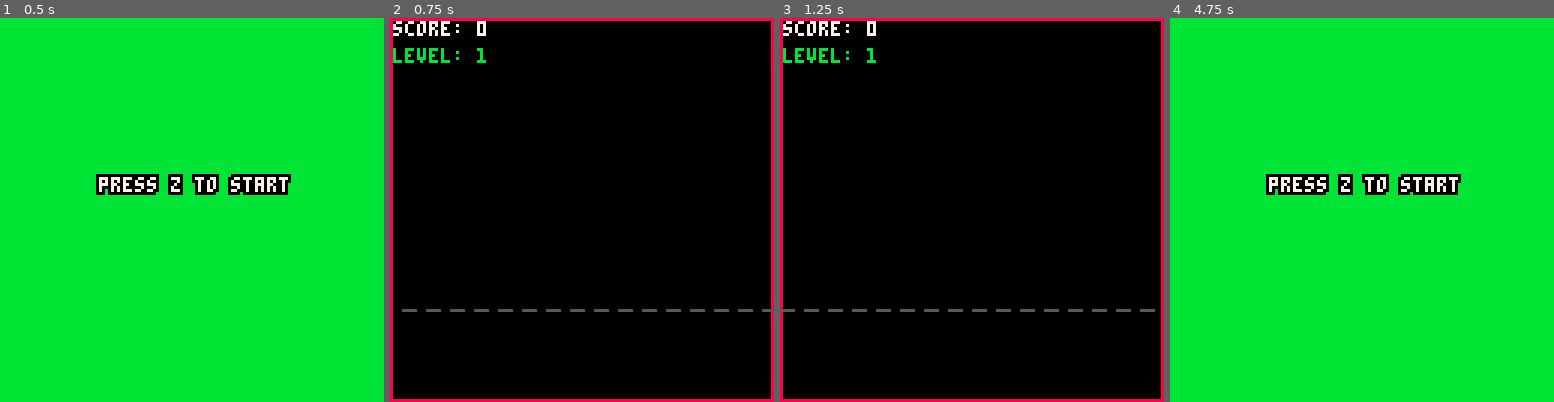
Above: before the commit, frames 1-4 (left to right).
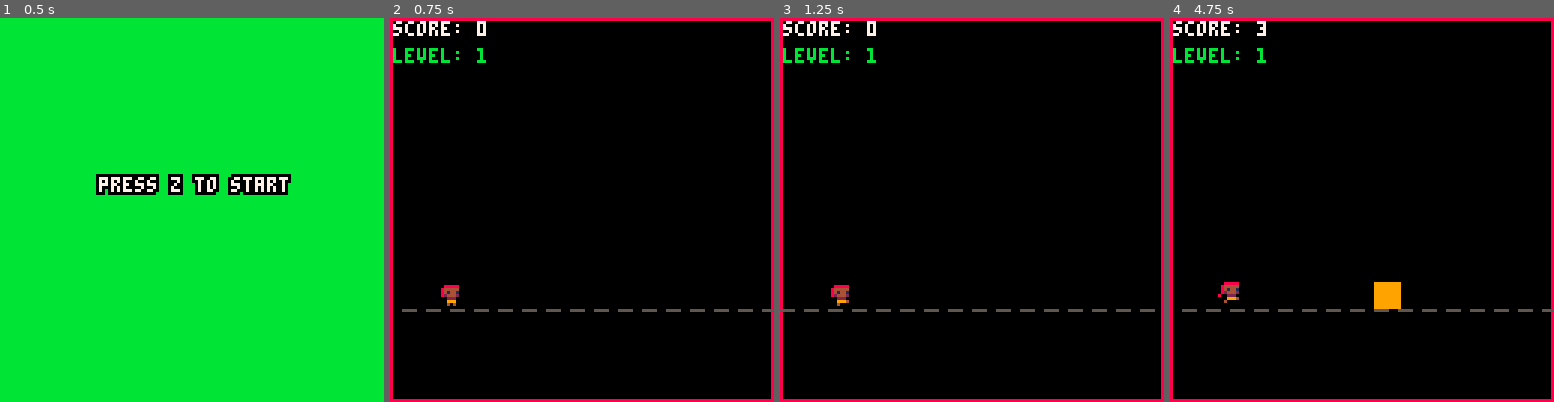
Above: after the commit, the same moments.

Repository: ltpitt/lua-pico-8-oracle-odyssey
Game: PICO-8 cartridge oracle-odyssey.p8
The game is run twice, just before and just after one commit, with the same random seed, the same clock (stepped at 60 frames per second) and the same inputs.
Inputs:
- Up to frame 1 (0.5 s): no input
- Up to frame 2 (0.75 s): tap O (Z key) at 0.7 s
- Up to frame 3 (1.25 s): no input
- Up to frame 4 (4.75 s): tap O (Z key) every 0.4 s from 1.7 to 4.5 s

Frame 1 is identical in both runs. In frame 2, 0.2% of the frame differs, in the area x 13-18%, y 69-75%; in frame 3, 0.2%; in frame 4, 98%, in the area x 0-100%, y 0-100%.

Commit message:
feat: Improved running / jumping sprite

Diff:
--- a/oracle-odyssey.p8
+++ b/oracle-odyssey.p8
@@ -14,7 +13,7 @@
     obstacle_count = 0,
     obstacle_timer = 0,
     obstacle_interval = 60,
-    debug = true  -- enable or disable debug prints
+    debug = true
 }
 
 player = {
@@ -30,15 +29,17 @@
     double_jump_enabled = false,
     double_jump_timer = 0,
     double_jump_duration = 300,
-    sprite = 1
+    sprite = 1,
+    anim_timer = 0,
+    anim_speed = 0.2,
+    anim_frames = {0,1,2,3,4},
+    jump_frames = {5},
+    state = "walking"
 }
 
 obstacles = {}
-
 power_ups = {}
-
 screen_size = 128
-
 ground_offset = 0
 
 function _init()
@@ -72,22 +73,20 @@
 function _draw()
     cls()
     if game.debug then
-        draw_border()  -- draw the red border if debug is enabled
+        draw_border()
+        draw_debug_info()
     end
     if game.state == game.states.splash then
         draw_splash()
     elseif game.state == game.states.game then
         draw_game()
         if game.debug then
-            draw_debug_info()  -- draw debug information if debug is enabled
+            draw_debug_info()
         end
     elseif game.state == game.states.gameover then
         draw_gameover()
     end
 end
-
-
---  ADD ENTITIES  --
 
 function add_obstacle()
     local obstacle_y = 88
@@ -127,7 +126,7 @@
         end
     elseif level == 5 then
         obstacle_dy = 0.7
-        local starting_height = flr(rnd(2)) + 1  -- random 1 or 2
+        local starting_height = flr(rnd(2)) + 1
         if(starting_height) == 1 then
             obstacle_y = 80
         else
@@ -156,13 +155,9 @@
     add(power_ups, {x = 128, y = power_up_y, width = 8, height = 8})
 end
 
-
---  UPDATE  --
-
 function update_game()
     if not game.game_over then
-        handle_player_input()
-        apply_gravity()
+        update_player()
         update_obstacles()
         update_power_ups()
         check_collisions()
@@ -180,11 +175,31 @@
     end
 end
 
+function update_player()
+    if btnp(4) and player.jump_count < player.max_jumps then
+        player.dy = player.jump_strength
+        player.jump_count = player.jump_count + 1
+        player.state = "jumping"
+        player.anim_timer = 0
+    end
+
+    player.dy = player.dy + player.gravity
+    player.y = player.y + player.dy
+
+    if player.y > 88 then
+        player.y = 88
+        player.dy = 0
+        player.jump_count = 0
+        player.state = "walking"
+        -- do not reset anim_timer here
+    end
+end
+
 function update_obstacles()
     game.obstacle_timer = game.obstacle_timer + 1
     if game.obstacle_timer > game.obstacle_interval then
         add_obstacle()
-        if rnd(1) < 0.1 then  -- 10% chance to spawn a power-up
+        if rnd(1) < 0.1 then
             add_power_up()
         end
         game.obstacle_timer = 0
@@ -196,7 +211,7 @@
         if get_current_level() == 5 then
             obstacle.y = obstacle.y + obstacle.dy
             if obstacle.y < 50 or obstacle.y > 88 then
-                obstacle.dy = -obstacle.dy  -- Reverse direction when hitting top or bottom
+                obstacle.dy = -obstacle.dy
             end
         end
         if obstacle.x < -8 then
@@ -223,7 +238,7 @@
 end
 
 function update_ground()
-    ground_offset = (ground_offset - 2) % screen_size  -- Move the ground to the left and wrap around
+    ground_offset = (ground_offset - 2) % screen_size
 end
 
 function update_gameover()
@@ -231,9 +246,6 @@
         change_state(game.states.splash)
     end
 end
-
-
---  DRAW  --
 
 function draw_game()
     draw_ground()
@@ -247,17 +259,23 @@
 function draw_ground()
     for i = 0, screen_size / 8 do
         local x = (i * 8 + ground_offset) % screen_size
-        line(x, 97, x + 4, 97, 5)  -- Draw short segments to create the illusion of movement
+        line(x, 97, x + 4, 97, 5)
     end
 end
 
 function draw_player()
-    -- rectfill(player.x, player.y, player.x + player.width, player.y + player.height, 7)
-    if player.sprite==1 then
-      player.sprite = 2
-    else
-      player.sprite = 1
-    end
+    player.anim_timer = player.anim_timer + player.anim_speed
+    local frames = player.anim_frames
+
+    if player.state == "jumping" then
+        frames = player.jump_frames
+    end
+
+    if player.anim_timer >= #frames then
+        player.anim_timer = 0
+    end
+
+    player.sprite = frames[flr(player.anim_timer) + 1]
     spr(player.sprite, player.x, player.y)
 end
 
@@ -280,7 +298,7 @@
 function draw_power_up_timer()
     if player.double_jump_enabled then
         local timer_text = "double jump: " ..convert_frames_to_seconds(player.double_jump_timer)
-        print(timer_text, screen_size - (#timer_text * 4) - 1, 1, 12)  -- Each character is 4 pixels wide
+        print(timer_text, screen_size - (#timer_text * 4) - 1, 1, 12)
     end
 end
 
@@ -300,18 +318,16 @@
 end
 
 function draw_debug_info()
-    -- print("obstacle count: "..game.obstacle_count, 1, 10, 11)
     print("level: "..get_current_level(), 1, 10, 11)
 end
-
-
---  GAME LOGIC  --
 
 function handle_player_input()
     if btnp(4) and player.jump_count < player.max_jumps then
         player.dy = player.jump_strength
         player.jump_count = player.jump_count + 1
-    end
+        player.state = "jumping"
+        player.anim_timer = 0
+   end
 end
 
 function apply_gravity()
@@ -322,6 +338,8 @@
         player.y = 88
         player.dy = 0
         player.jump_count = 0
+        player.state = "walking"
+        player.anim_timer = 0
     end
 end
 
@@ -377,8 +395,6 @@
     end
 end
 
---  UTILS  --
-
 function convert_frames_to_seconds(frames)
     return ceil(frames / 60)
 end
@@ -405,11 +421,11 @@
    return a - flr(a / b) * b == 0
 end
 __gfx__
-05566000055660000000000000000000000000000000000000000000000000000000000000000000000000000000000000000000000000000000000000000000
-0547f7000547f7000000000000000000000000000000000000000000000000000000000000000000000000000000000000000000000000000000000000000000
-044ff000044ff0000000000000000000000000000000000000000000000000000000000000000000000000000000000000000000000000000000000000000000
-044ff000044ff0000000000000000000000000000000000000000000000000000000000000000000000000000000000000000000000000000000000000000000
-088ee000088ee0000000000000000000000000000000000000000000000000000000000000000000000000000000000000000000000000000000000000000000
-088ee000088ee0000000000000000000000000000000000000000000000000000000000000000000000000000000000000000000000000000000000000000000
-05ff500005ff50000000000000000000000000000000000000000000000000000000000000000000000000000000000000000000000000000000000000000000
-0f00f000f0000f000000000000000000000000000000000000000000000000000000000000000000000000000000000000000000000000000000000000000000
+00000000000000000088888000888880000000000088888000000000000000000000000000000000000000000000000000000000000000000000000000000000
+00888880008888800844444008444440008888800844444000000000000000000000000000000000000000000000000000000000000000000000000000000000
+08444440084444400841441008414410084444408041441000000000000000000000000000000000000000000000000000000000000000000000000000000000
+08414410084144100824442088244420084144108024442000000000000000000000000000000000000000000000000000000000000000000000000000000000
+08244420082444208002220000022200082444200002220000000000000000000000000000000000000000000000000000000000000000000000000000000000
+00022200000222000009994000499900800222000049994000000000000000000000000000000000000000000000000000000000000000000000000000000000
+00099900000999400040000000000040004999000000000000000000000000000000000000000000000000000000000000000000000000000000000000000000
+00040400000400000000000000000000000000400000000000000000000000000000000000000000000000000000000000000000000000000000000000000000
